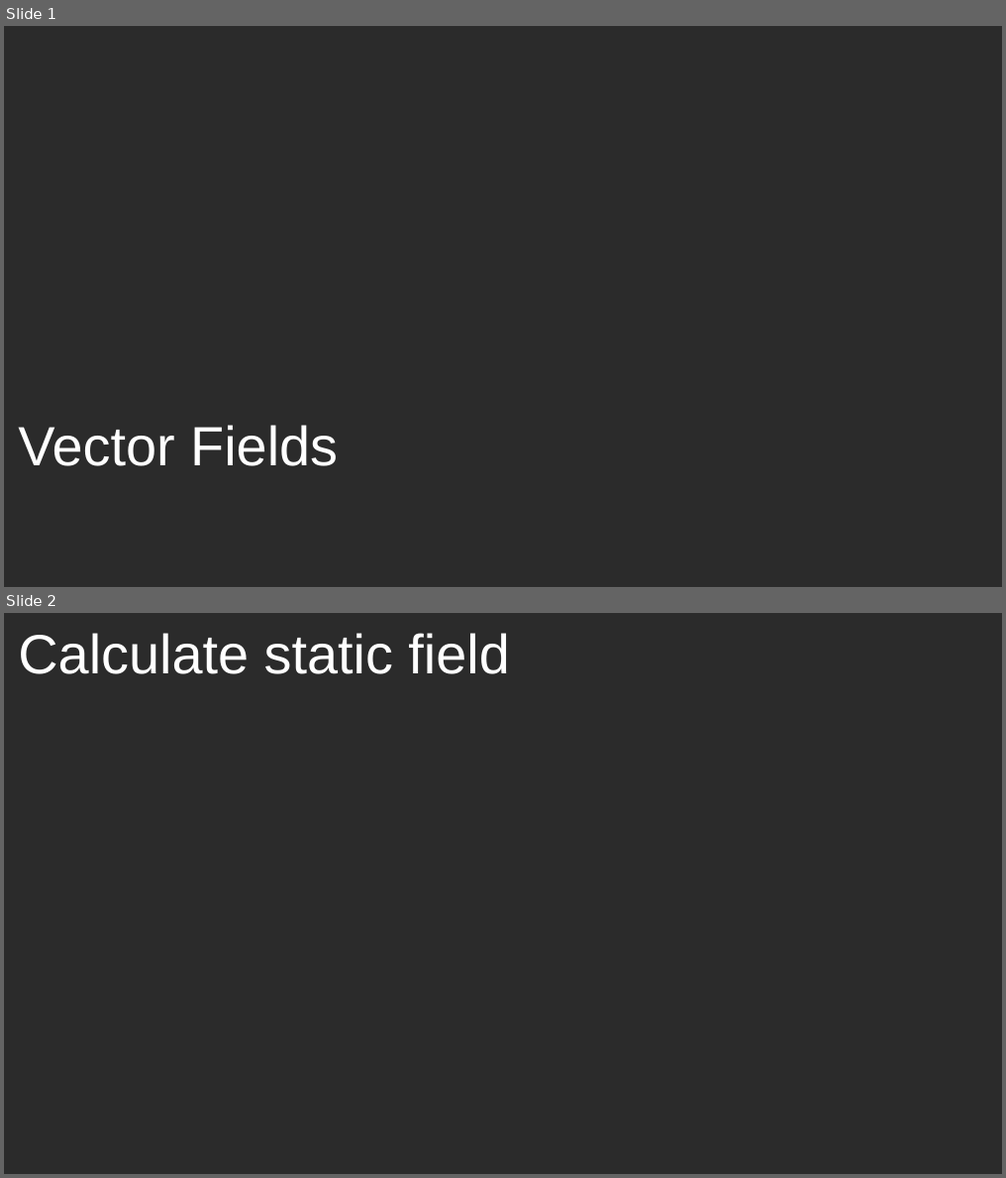
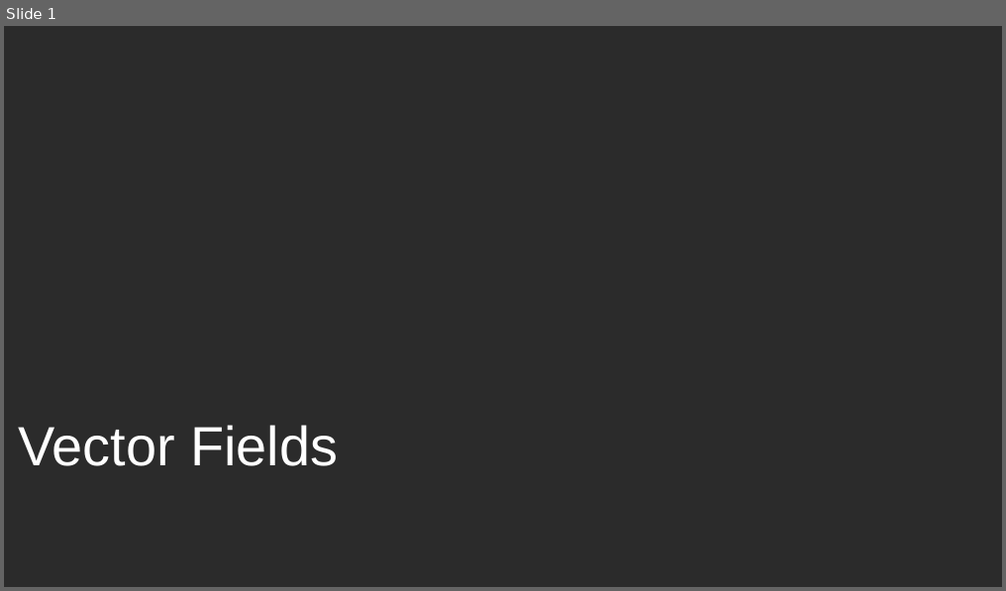
Before and after one commit to russellstrauss/vector-fields, a slide deck: presentation.odp. Shown one above the other, each under a label of ours: slides 1 and 2 before the commit, slide 1 after it. The pictures are 1006x1178 and 1006x591 pixels, drawn with LibreOffice and Linux fonts; fonts in the diff are those of the drawing; background and template pictures are left out; a plain dark background stands for a picture behind light text. Boxes give left, top, right and bottom in pixels: in the first picture for what was removed or moved away, otherwise in the second. Text is boxed around its words. In the diff, an @@ line names an element or a change of style, - is before the commit and + after.

```diff
--- a/presentation.odp
+++ b/presentation.odp
@@ slide 2 removed at <box>4,613,1002,1174</box>, background picture (left out) @@
@@ title removed at <box>18,633,509,674</box> @@
-Calculate static field
```
Also in this commit, not shown: 1 slide changed, 2 slides added, 2 other files.
